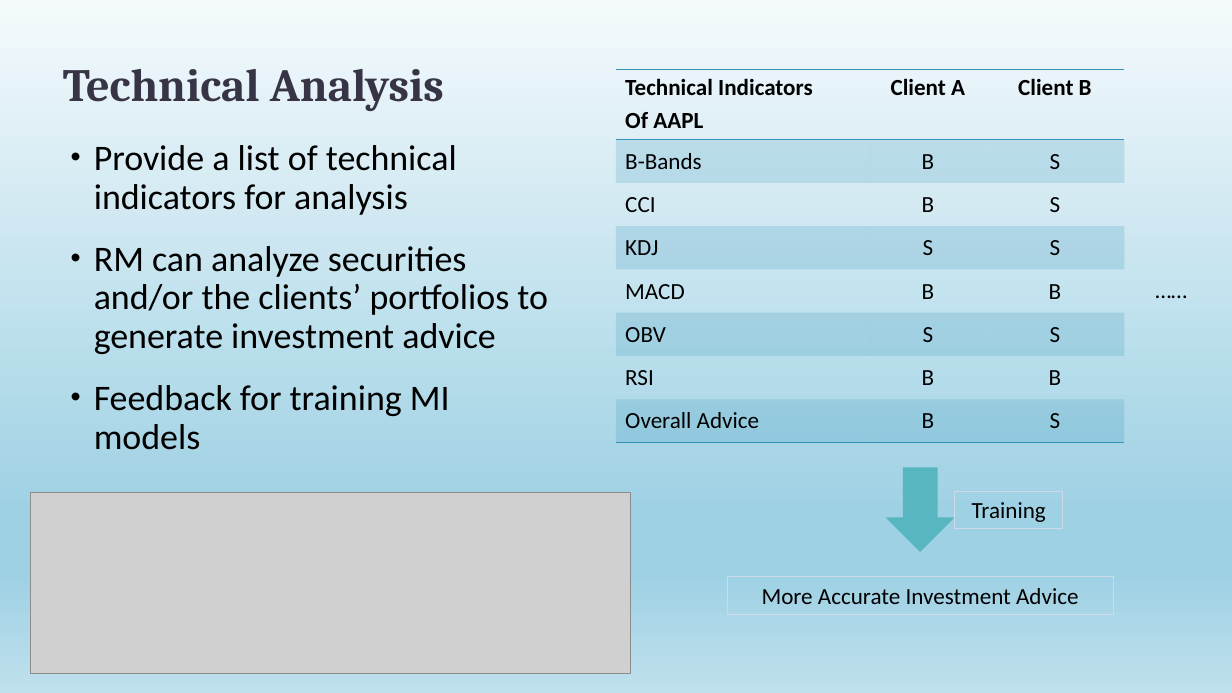
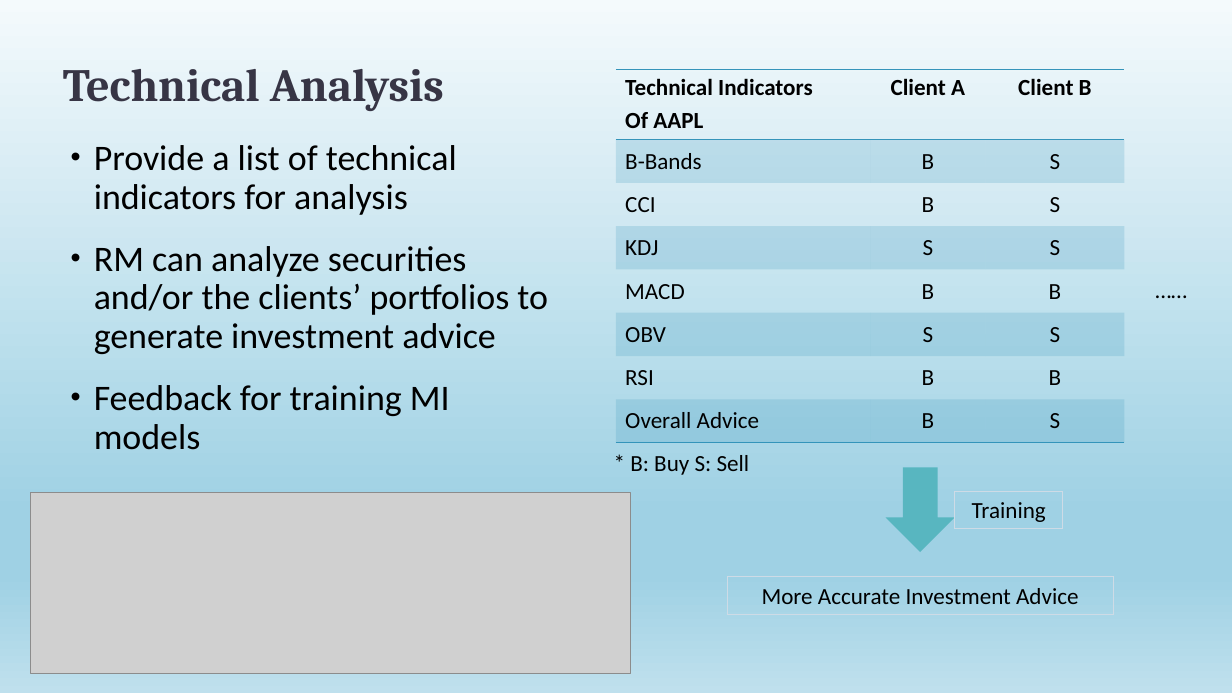
Before and after one commit to JaySiu/Investment-Information-Feed-System, a slide deck: slide 5 of doc/Project Idea Introdution.pptx. Drawn at 1232x693 pixels with LibreOffice and Linux fonts; fonts in the diff are those of the drawing; grey boxes stand for pictures. Boxes give left, top, right and bottom in pixels: in the first picture for what was removed or moved away, otherwise in the second. Text is boxed around its words. In the diff, an @@ line names an element or a change of style, - is before the commit and + after.

```diff
--- a/doc/Project Idea Introdution.pptx
+++ b/doc/Project Idea Introdution.pptx
@@ text added at box(630, 455, 750, 475), 18 pt, text #000000 @@
+* B: Buy S: Sell
```
Also in this commit, not shown: 2 other slides changed, 3 other files.
